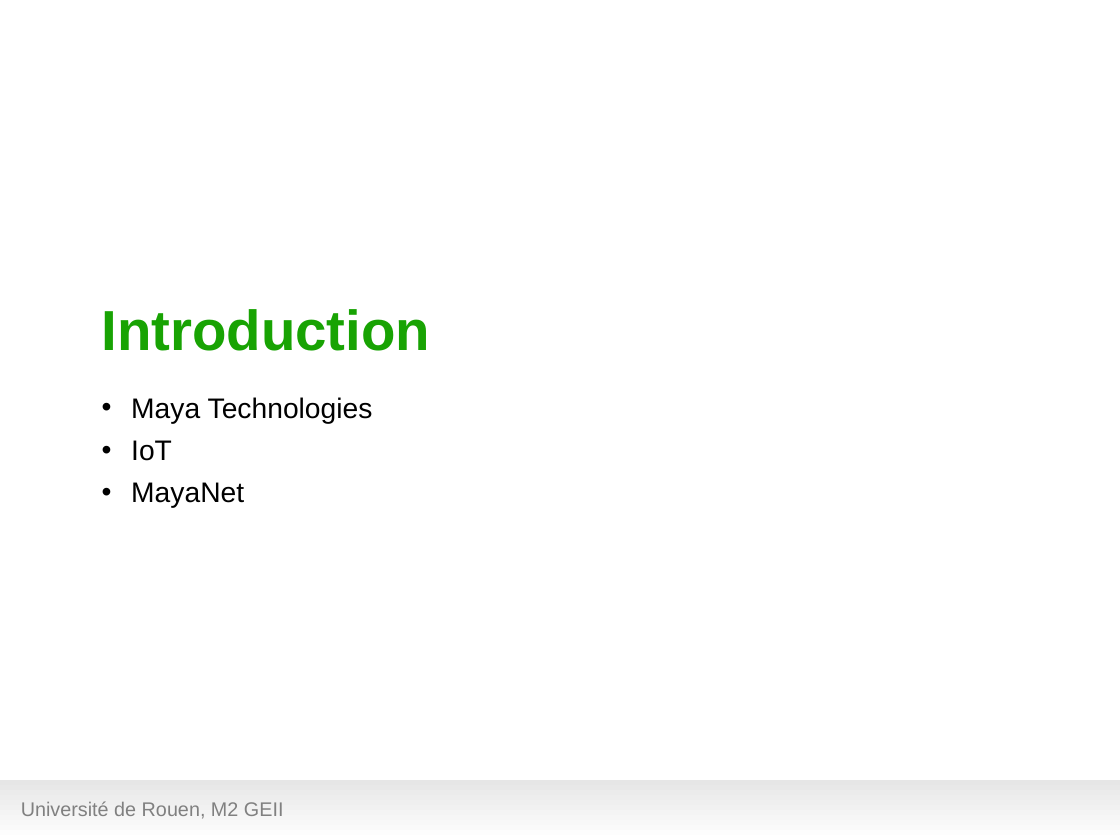
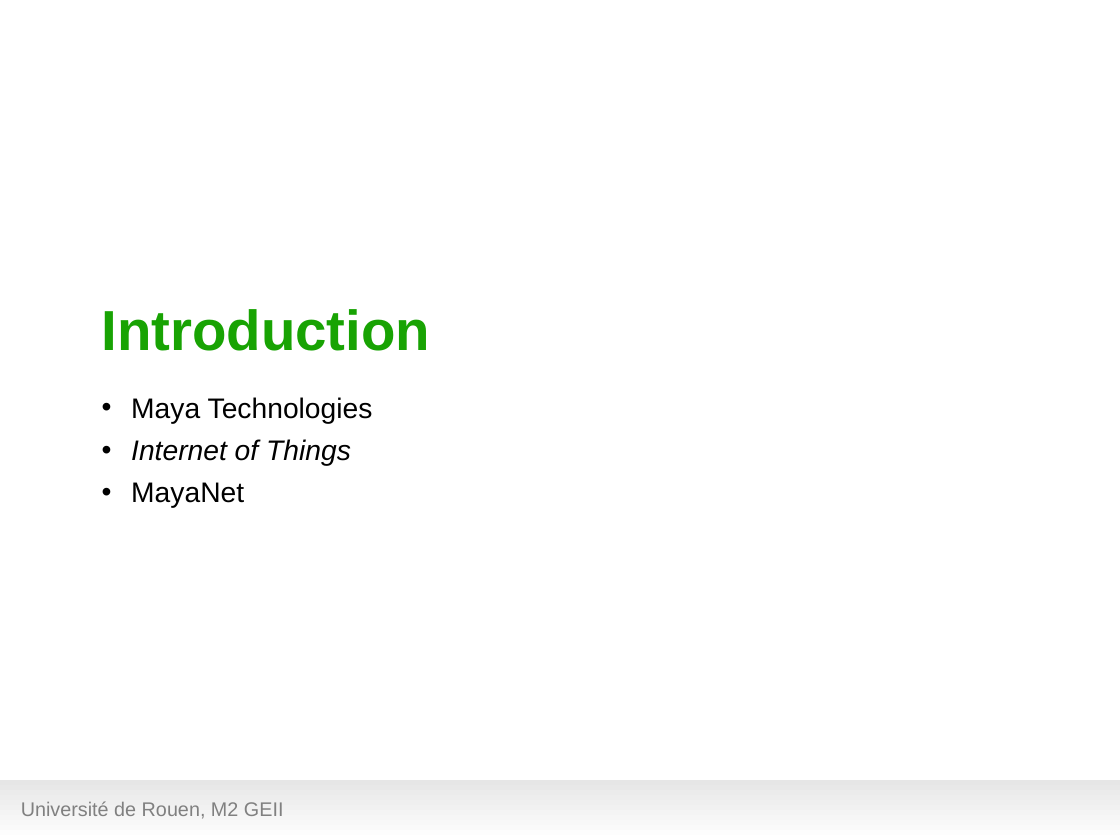
Before and after one commit to hanzenok/dataexp, a slide deck: slide 2 of presentation/test_green8.odp. Drawn at 1120x840 pixels with LibreOffice and Linux fonts; fonts in the diff are those of the drawing; background and template pictures are left out. Boxes give left, top, right and bottom in pixels: in the first picture for what was removed or moved away, otherwise in the second. Text is boxed around its words. In the diff, an @@ line names an element or a change of style, - is before the commit and + after.

```diff
--- a/presentation/test_green8.odp
+++ b/presentation/test_green8.odp
@@ text at (131,439,351,466): text changed; italic on @@
-• IoT
+• Internet of Things
```
Also in this commit, not shown: 12 other slides changed, 7 other files.
